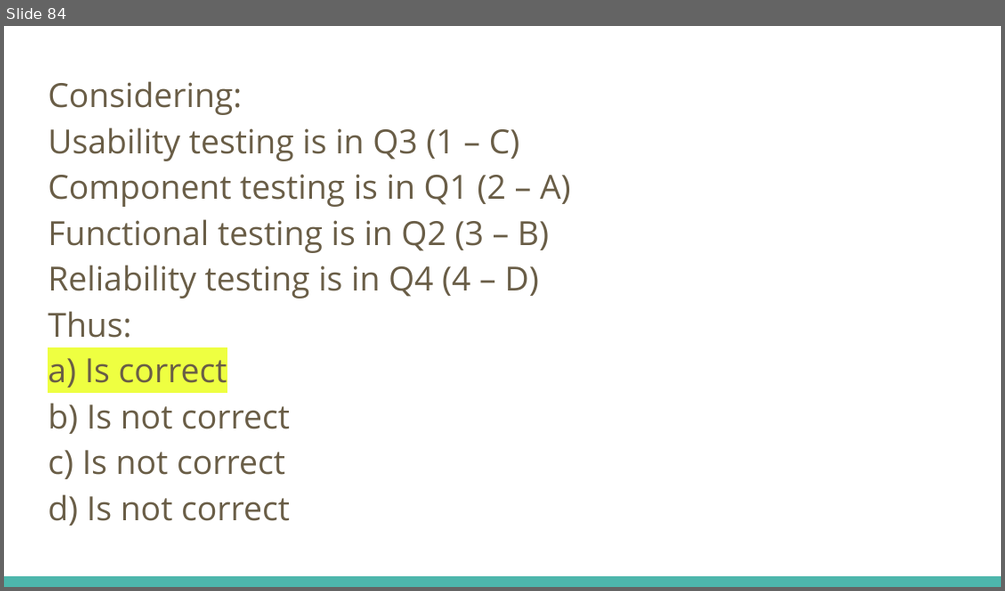
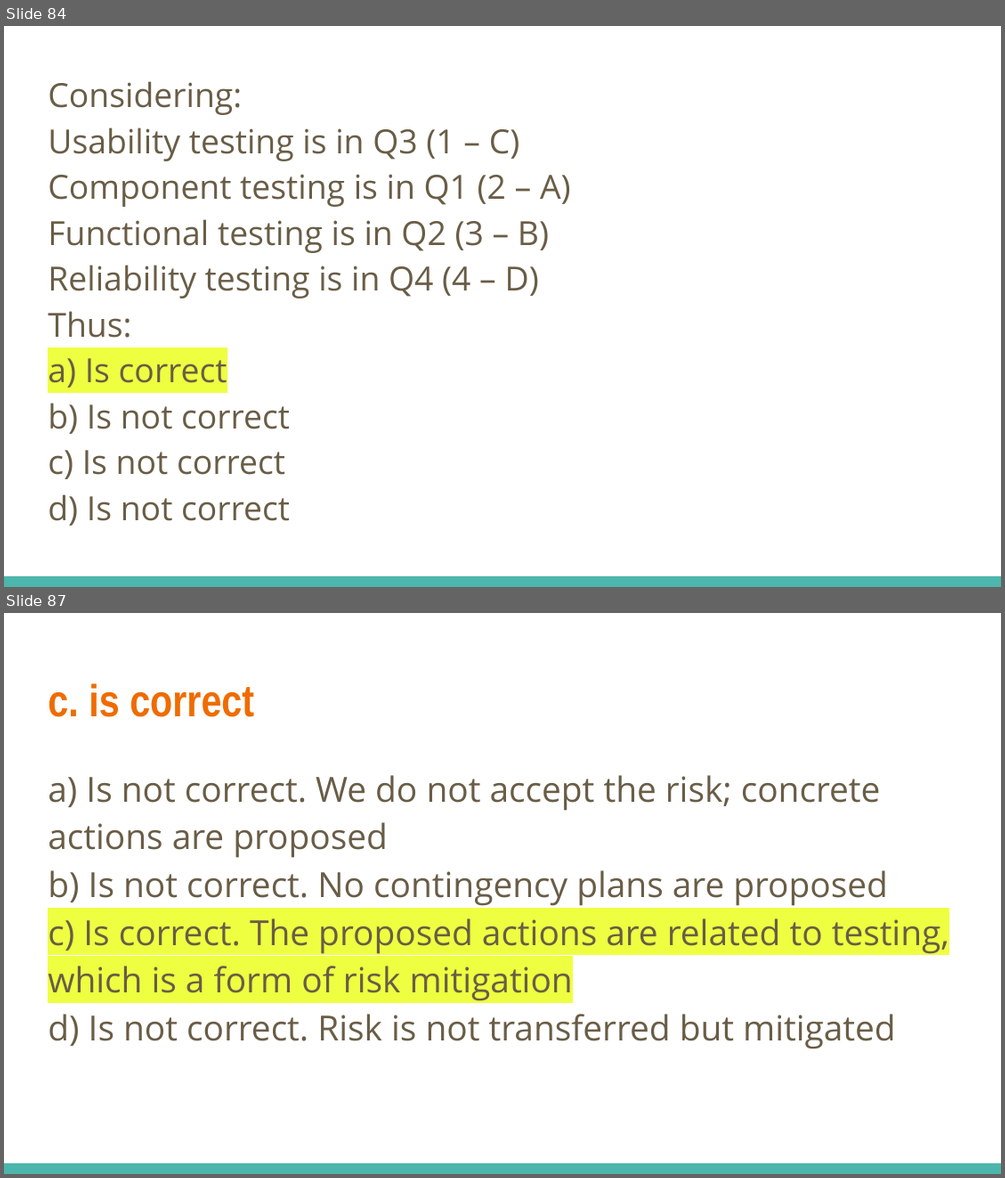
Before and after one commit to fawadmalik/istqb, a slide deck: ISTQB Foundation Level Preparation.pptx. Shown one above the other, each under a label of ours: slide 84 before the commit, slides 84 and 87 after it; the slides between them are not shown. The pictures are 1005x591 and 1005x1178 pixels, drawn with LibreOffice and Linux fonts; fonts in the diff are those of the drawing. Boxes give left, top, right and bottom in pixels: in the first picture for what was removed or moved away, otherwise in the second. Text is boxed around its words. In the diff, an @@ line names an element or a change of style, - is before the commit and + after.

```diff
--- a/ISTQB Foundation Level Preparation.pptx
+++ b/ISTQB Foundation Level Preparation.pptx
@@ slide 87 added at (4,613,1001,1174), background #FFFFFF; not listed: 1 template element that a slide beside it also shows @@
@@ title added at (48,683,254,717), 32.4 pt, text #EF6C00, bold @@
+c. is correct
@@ text added at (48,775,949,1049), 25 pt, text #695D46 @@
+a) Is not correct. We do not accept the risk; concrete actions are proposed
+b) Is not correct. No contingency plans are proposed
+c) Is correct. The proposed actions are related to testing, which is a form of risk mitigation
+d) Is not correct. Risk is not transferred but mitigated
```
Also in this commit, not shown: 1 slide changed, 4 other slides added.
